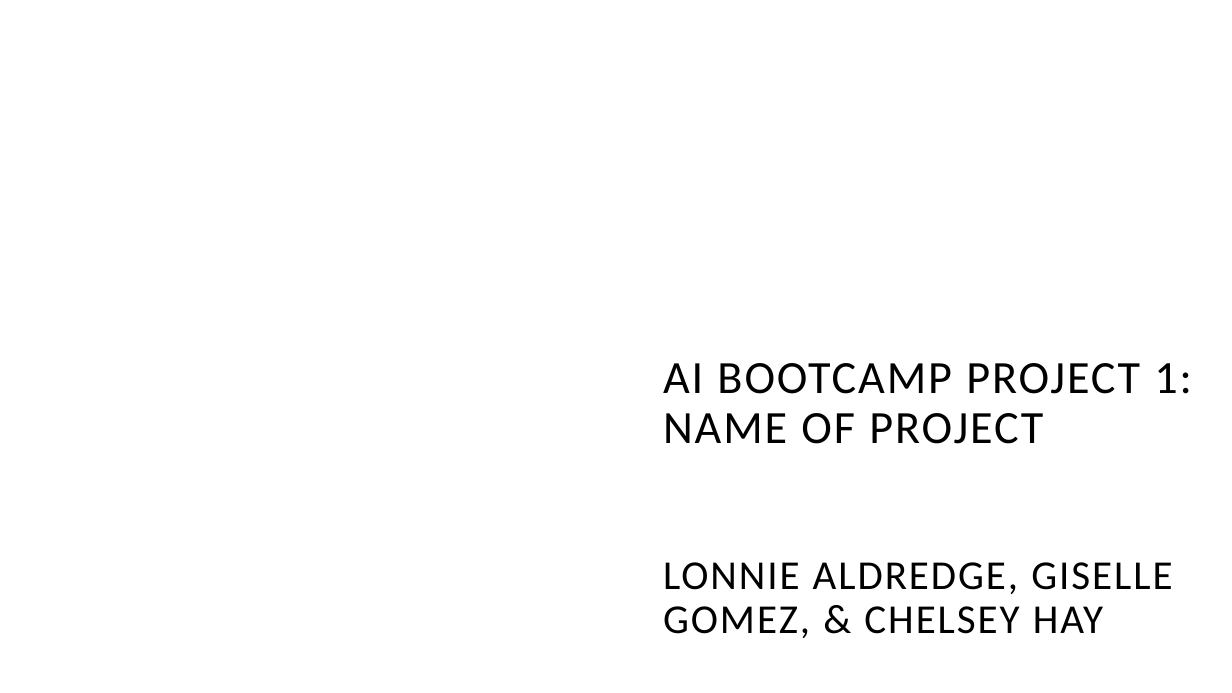
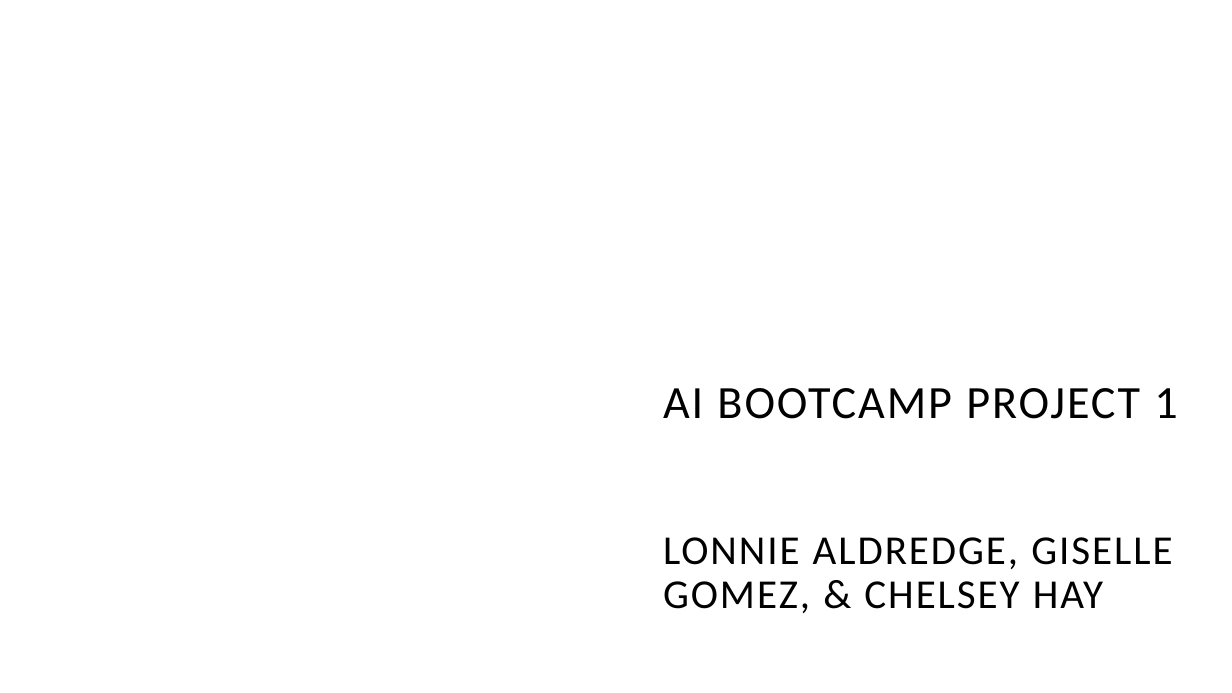
Before and after one commit to LaserLon/EDA, a slide deck: slide 1 of Project/Group_1_EDA_Presentation.pptx. Drawn at 1232x693 pixels with LibreOffice and Linux fonts; fonts in the diff are those of the drawing; background and template pictures are left out. Boxes give left, top, right and bottom in pixels: in the first picture for what was removed or moved away, otherwise in the second. Text is boxed around its words. In the diff, an @@ line names an element or a change of style, - is before the commit and + after.

Commit message:
Final PPT

```diff
--- a/Project/Group_1_EDA_Presentation.pptx
+++ b/Project/Group_1_EDA_Presentation.pptx
@@ title at [663,388,1177,613]: text changed @@
-AI BOOTCAMP PROJECT 1: NAME OF PROJECT
-LONNIE ALDREDGE, GISELLE GOMEZ, & CHELSEY HAY
+AI BOOTCAMP PROJECT 1
+LONNIE ALDREDGE, GISELLE GOMEZ, & CHELSEY HAY
```
Also in this commit, not shown: 1 other slide changed.
